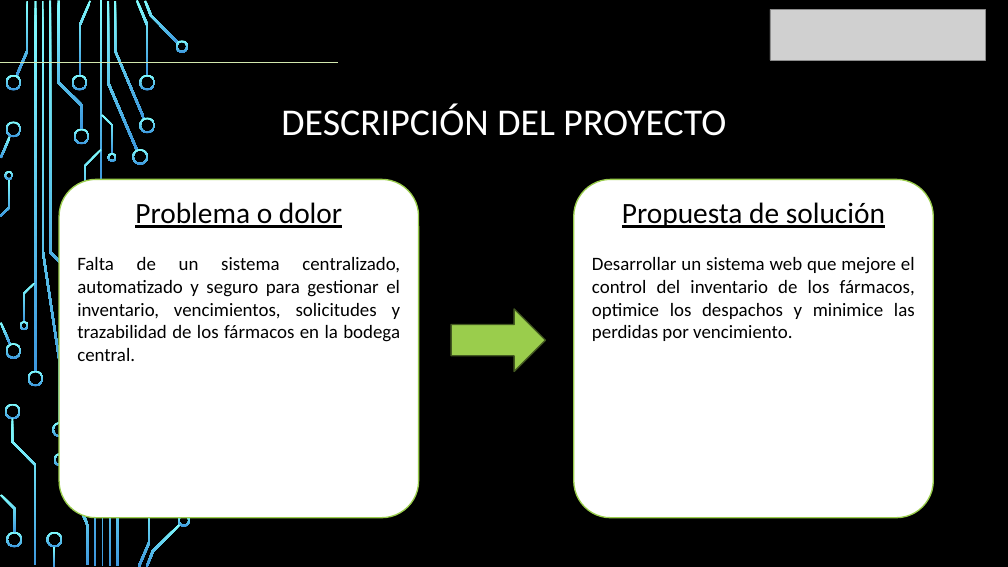
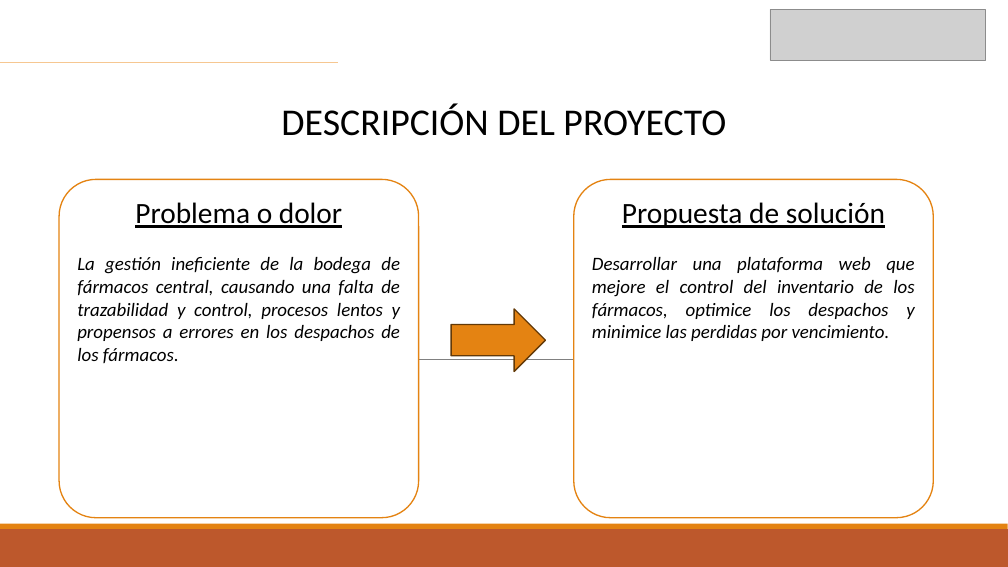
Before and after one commit to reisidente/Gestion-Bodega-Centralizada, a slide deck: slide 3 of GBFC/Fase 2/Evidencial Proyecto/Presentacion Proyecto.pptx. Drawn at 1008x567 pixels with LibreOffice and Linux fonts; fonts in the diff are those of the drawing; grey boxes stand for pictures; background and template pictures are left out. Boxes give left, top, right and bottom in pixels: in the first picture for what was removed or moved away, otherwise in the second. Text is boxed around its words. In the diff, an @@ line names an element or a change of style, - is before the commit and + after.

```diff
--- a/GBFC/Fase 2/Evidencial Proyecto/Presentacion Proyecto.pptx
+++ b/GBFC/Fase 2/Evidencial Proyecto/Presentacion Proyecto.pptx
@@ background picture (left out) to #FFFFFF @@
@@ line (0, 63) - (338, 63): stroke #D2E8AE 1.25 pt to #F6C791 1.25 pt @@
@@ text "DESCRIPCIÓN DEL PROYECTO" at [281,103,726,136]: text colour #FFFFFF to #000000 @@
@@ rounded rectangle "Problema o dolor" at [59,179,419,518]: outline #9ACD4C 1.25 pt to #E48312 1.25 pt @@
@@ rounded rectangle "Propuesta de solución" at [574,179,934,518]: outline #9ACD4C 1.25 pt to #E48312 1.25 pt @@
@@ text in rounded rectangle at [77,257,400,363]: text changed; italic on @@
-Falta de un sistema centralizado, automatizado y seguro para gestionar el inventario, vencimientos, solicitudes y trazabilidad de los fármacos en la bodega central.
+La gestión ineficiente de la bodega de fármacos central, causando una falta de trazabilidad y control, procesos lentos y propensos a errores en los despachos de los fármacos.
@@ text in rounded rectangle at [592,257,914,341]: text changed; italic on @@
-Desarrollar un sistema web que mejore el control del inventario de los fármacos, optimice los despachos y minimice las perdidas por vencimiento.
+Desarrollar una plataforma web que mejore el control del inventario de los fármacos, optimice los despachos y minimice las perdidas por vencimiento.
@@ right arrow at [451,309,546,372]: fill #9ACD4C to #E48312; outline #435A21 1.25 pt to #643908 1.25 pt @@
@@ line added from (100, 359) to (917, 359), #808080 0.5 pt @@
@@ group removed at [0,0,191,567]: 43 freeform shapes, 4 rectangles @@
@@ rectangle added at [0,529,1008,567], fill #BD582C @@
@@ rectangle added at [0,524,1008,529], fill #E48312 @@
```
Also in this commit, not shown: 14 other slides changed, 3 other files.
